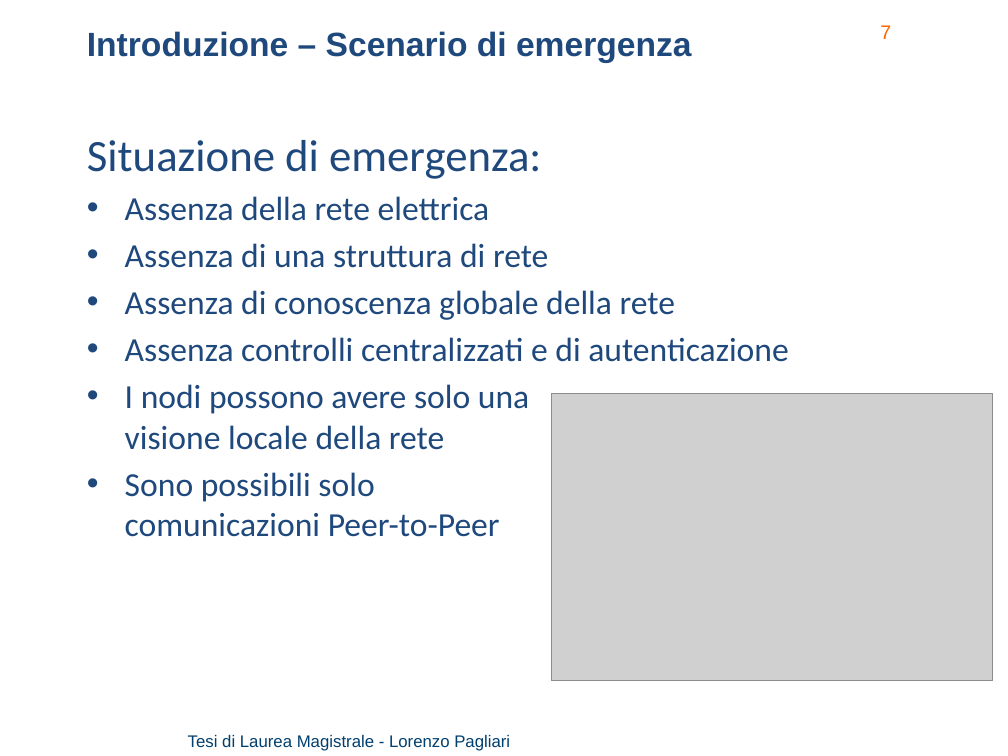
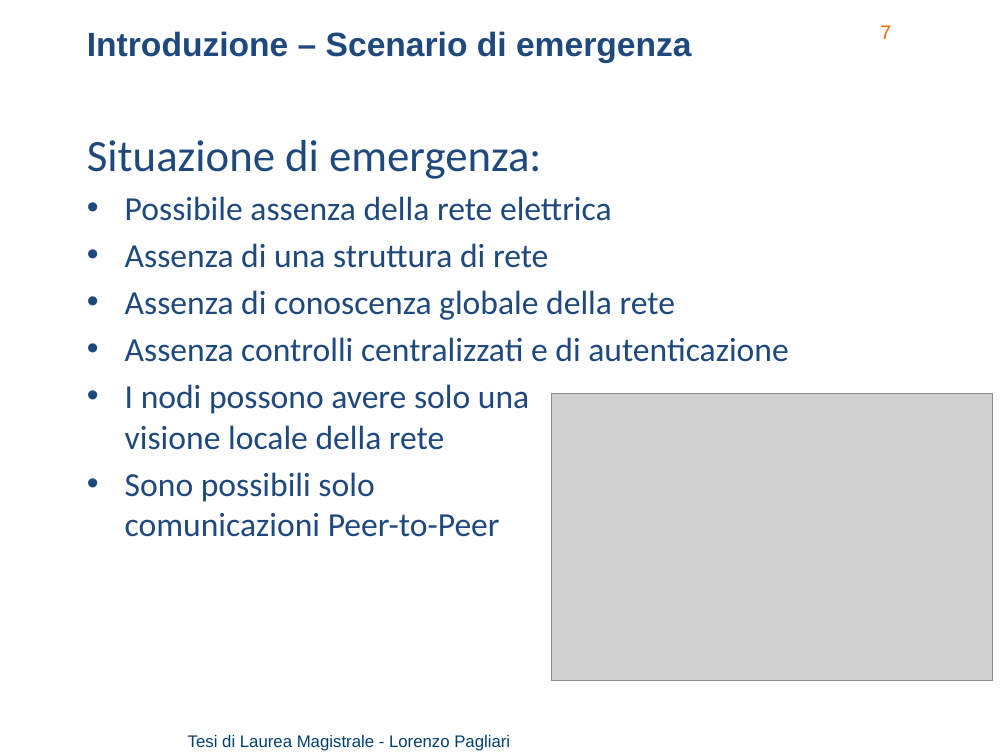
Before and after one commit to lorenzo-pagliari/Tesi, a slide deck: slide 7 of presentazione/Pagliari Lorenzo - presentazione_v2.pptx. Drawn at 1008x756 pixels with LibreOffice and Linux fonts; fonts in the diff are those of the drawing; grey boxes stand for pictures; background and template pictures are left out. Boxes give left, top, right and bottom in pixels: in the first picture for what was removed or moved away, otherwise in the second. Text is boxed around its words. In the diff, an @@ line names an element or a change of style, - is before the commit and + after.

```diff
--- a/presentazione/Pagliari Lorenzo - presentazione_v2.pptx
+++ b/presentazione/Pagliari Lorenzo - presentazione_v2.pptx
@@ text at (125,196,612,221): text changed @@
-• Assenza della rete elettrica
+• Possibile assenza della rete elettrica
```
Also in this commit, not shown: 9 other slides changed, 4 slides added, 2 other files.
